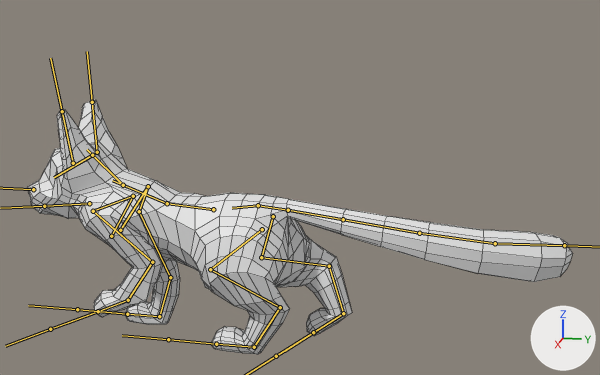
The FBX model game/LD46 Lively/Assets/Models/catexport.fbx as it was, and as the next commit left it.
Camera for both pictures: a 50 mm camera at (7.81, 2.05, 3.61) aimed at (-0.04, 0.49, 1.65). The lights are fixed; the arrows at lower right show +X, +Y and +Z. Both versions are drawn at frame 1 of the action 'Armature|Walk'; the numbers are the values there. The bones that bend it are drawn over the model as lines. Mesh edges are drawn as thin lines.

Objects in the first picture: 'cat'.
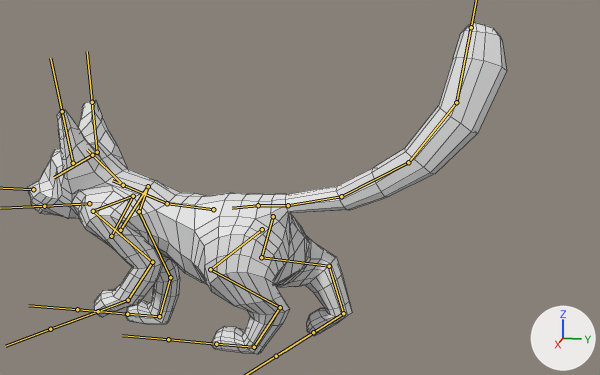
What the commit changed:
Bone 'tail01' (bone_tail01) turns from (0, 0, 0) to (9, 0, 0) degrees about its own x, y and z.
Bone 'tail02' (bone_tail02) turns from (0, -1, -8) to (10, 1, -9) degrees about its own x, y and z.
Bone 'tail03' (bone_tail03) turns from (0, 0, 0) to (17, -1, -1) degrees about its own x, y and z.
Bone 'tail04' (bone_tail04) turns from (0, 1, 8) to (23, -2, 9) degrees about its own x, y and z.
Bone 'tail05' (bone_tail05) turns from (0, 2, 20) to (28, -3, 12) degrees about its own x, y and z.

Changed parts and their boxes [x1, y1, x2, y2] in the pictures (600 x 375 px):
'cat', posed (12% narrower, 31% taller)
    before: [27, 100, 573, 354]
    after: [27, 22, 507, 354]
bone 'tail01', root to tip
    before: (258, 205) to (288, 210)
    after: (258, 205) to (288, 205)
bone 'tail02', root to tip
    before: (288, 210) to (343, 219)
    after: (288, 205) to (341, 196)
bone 'tail03', root to tip
    before: (343, 219) to (419, 233)
    after: (341, 196) to (408, 162)
bone 'tail04', root to tip
    before: (419, 233) to (495, 243)
    after: (408, 162) to (456, 102)
bone 'tail05', root to tip
    before: (495, 243) to (564, 245)
    after: (456, 102) to (471, 27)
